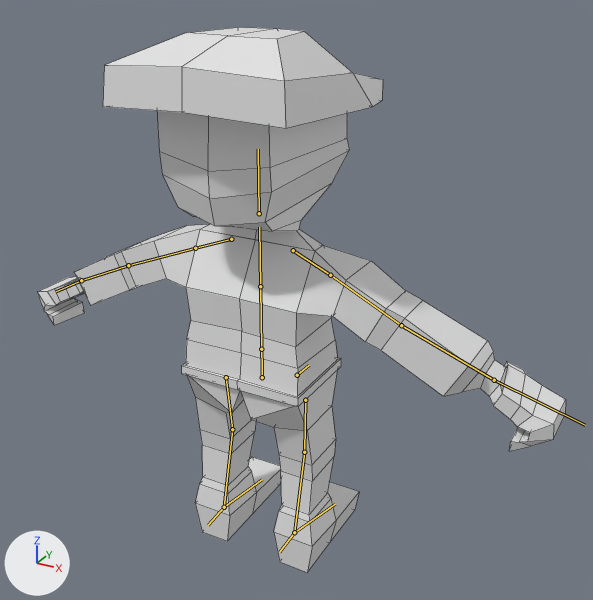
A saved change to the FBX model ManFbx/IdleMan.fbx.
Before and after are seen from a 50 mm camera at (11.96, -19.52, 19.01) aimed at (0.87, 0.66, 8.92). The lights are fixed; the arrows at lower left show +X, +Y and +Z. The first picture is the older version. The bones that change, and the others that lie on the model, are drawn over the model as lines. Mesh edges are drawn as thin lines.
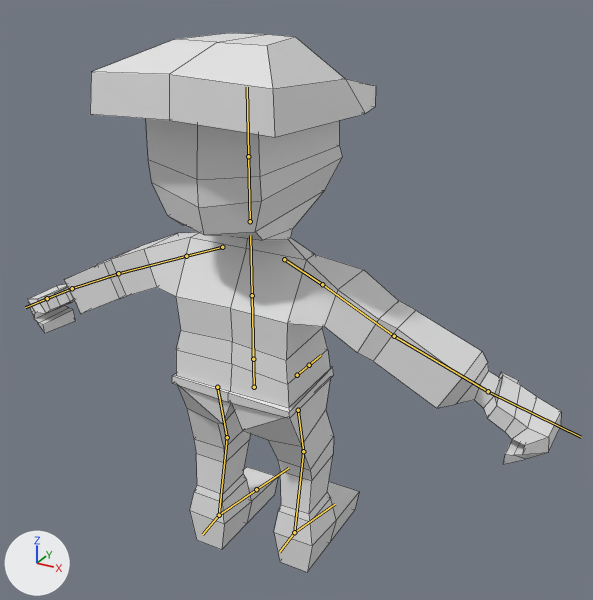
The newer file adds an action. The first version stands in its rest pose; the second is drawn at frame 1 of the action 'Armature|Armature|_TPose'.

The change, as a list of edits to the scene's bpy script:
```text
Change bone_base:
    where bone_base = bpy.data.objects['Armature'].pose.bones['Base']
    bone_base.location: (0.0, 0.0, 0.0) -> (0.0, -0.11, -0.5)
Change bone_upperleg_l:
    where bone_upperleg_l = bpy.data.objects['Armature'].pose.bones['UpperLeg.L']  # child of 'Base'
    bone_upperleg_l.rotation_quaternion: (1.0, 0.0, 0.0, 0.0) -> (1.0, 0.027, 0.007, -0.006)  # degrees (0, 0, 0) -> degrees (3, 1, -1)
Change bone_lowerleg_l:
    where bone_lowerleg_l = bpy.data.objects['Armature'].pose.bones['LowerLeg.L']  # child of 'UpperLeg.L'
    bone_lowerleg_l.rotation_quaternion: (1.0, 0.0, 0.0, 0.0) -> (1.0, -0.018, -0.002, 0.008)  # degrees (0, 0, 0) -> degrees (-2, 0, 1)
Change bone_foot_l:
    where bone_foot_l = bpy.data.objects['Armature'].pose.bones['Foot.L']  # child of 'LowerLeg.L'
    bone_foot_l.rotation_quaternion: (1.0, 0.0, 0.0, 0.0) -> (0.999, -0.033, -0.004, 0.003)  # degrees (0, 0, 0) -> degrees (-4, 0, 0)
Change bone_upperleg_r:
    where bone_upperleg_r = bpy.data.objects['Armature'].pose.bones['UpperLeg.R']  # child of 'Base'
    bone_upperleg_r.rotation_quaternion: (1.0, 0.0, 0.0, 0.0) -> (0.992, 0.127, -0.007, 0.012)  # degrees (0, 0, 0) -> degrees (15, -1, 1)
Change bone_lowerleg_r:
    where bone_lowerleg_r = bpy.data.objects['Armature'].pose.bones['LowerLeg.R']  # child of 'UpperLeg.R'
    bone_lowerleg_r.rotation_quaternion: (1.0, 0.0, 0.0, 0.0) -> (0.991, -0.13, 0.0, -0.019)  # degrees (0, 0, 0) -> degrees (-15, 0, -2)
```

Location of each change, [x1, y1, x2, y2] in pixels of the pictures (593 x 600 px):
'Cube', posed
    before: [38, 27, 566, 572]
    after: [27, 33, 561, 572]
bone 'Base', root to tip
    before: (262, 377) to (261, 338)
    after: (254, 387) to (253, 348)
bone 'UpperLeg.L', root to tip
    before: (226, 377) to (232, 429)
    after: (217, 387) to (227, 437)
bone 'LowerLeg.L', root to tip
    before: (232, 429) to (224, 507)
    after: (227, 437) to (219, 515)
bone 'Foot.L', root to tip
    before: (224, 507) to (262, 479)
    after: (219, 515) to (256, 489)
bone 'UpperLeg.R', root to tip
    before: (305, 400) to (304, 452)
    after: (298, 410) to (303, 451)
bone 'LowerLeg.R', root to tip
    before: (304, 452) to (294, 532)
    after: (303, 451) to (294, 532)
